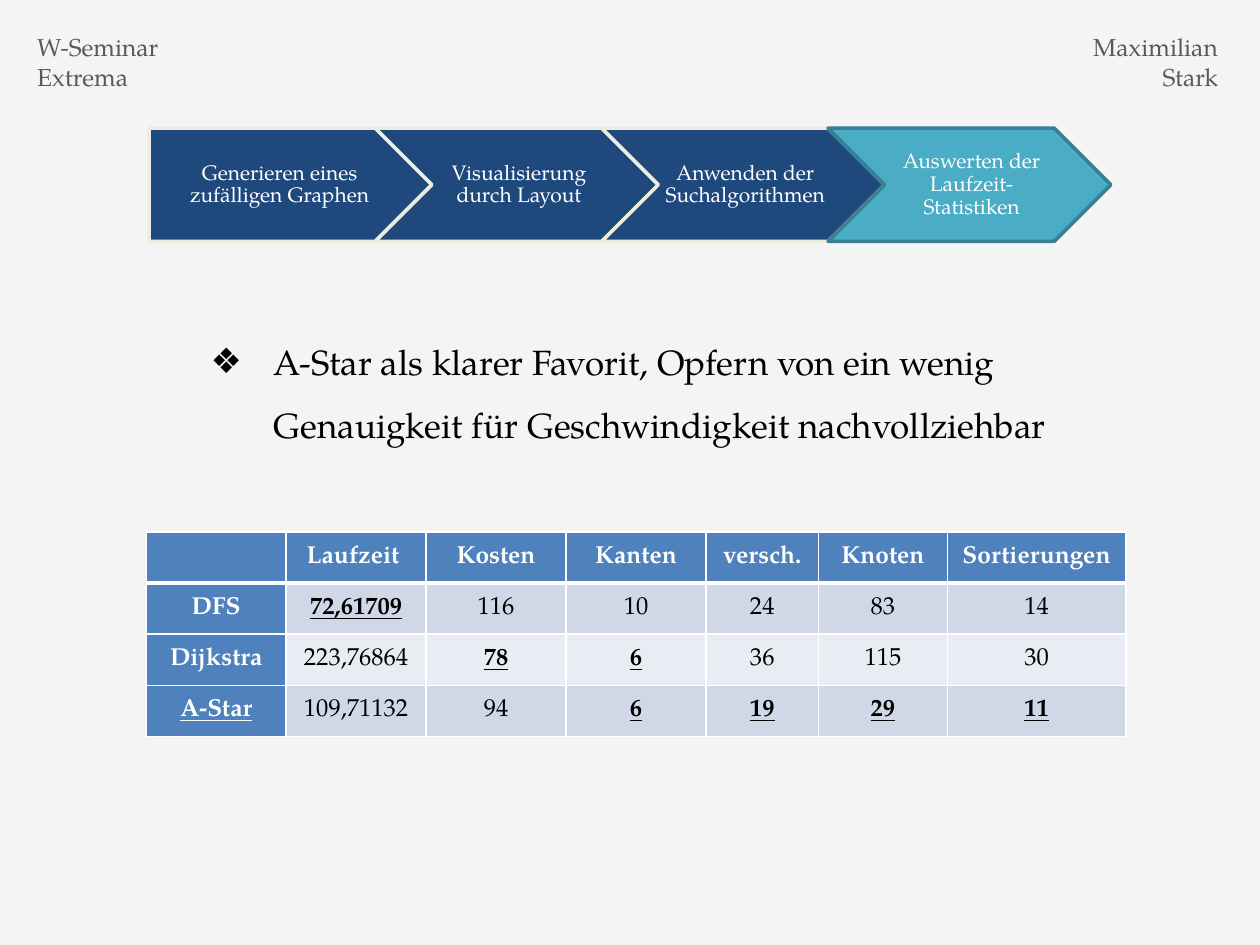
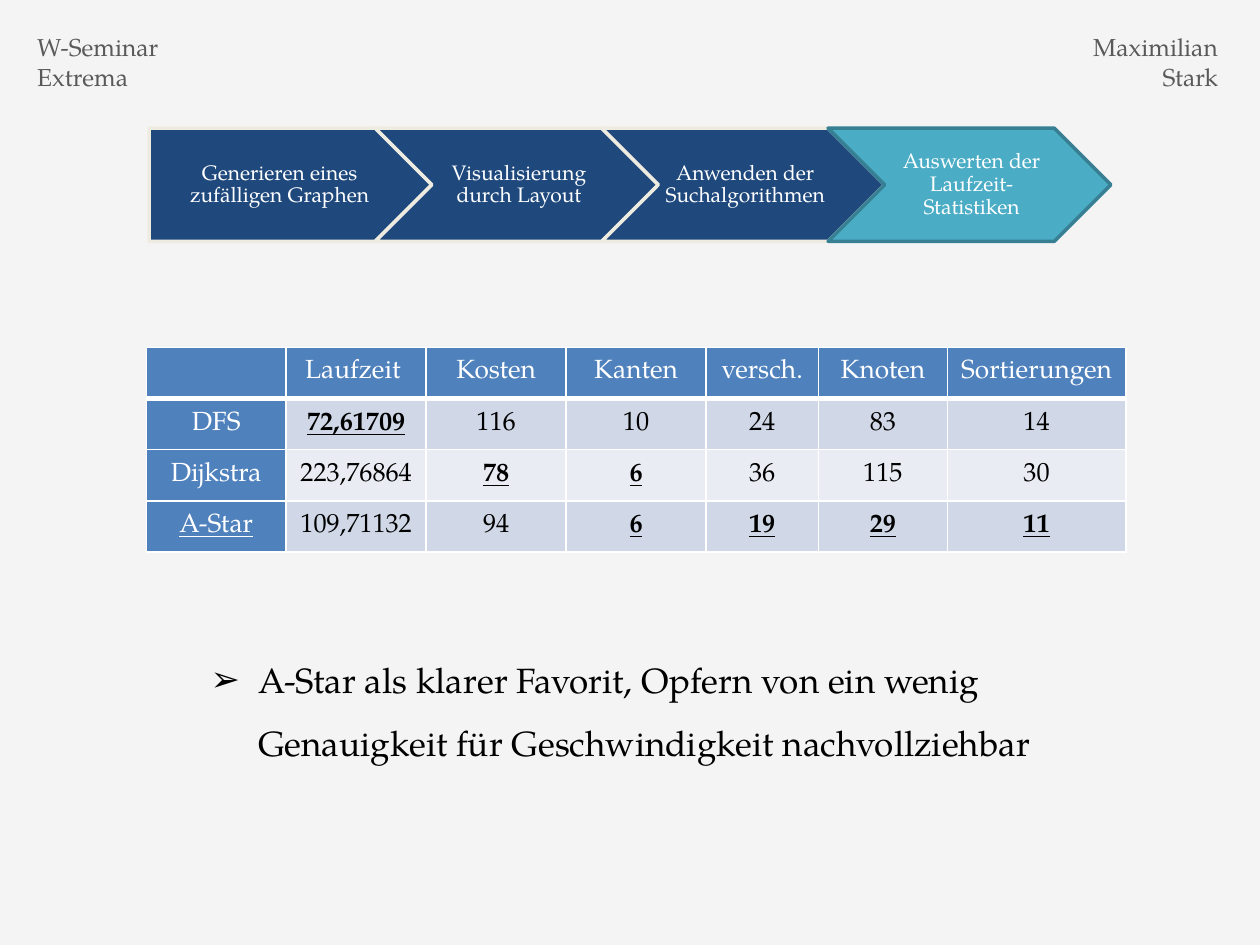
Before and after one commit to Dakror/WSeminar, a slide deck: slide 13 of tex/pres.pptx (slide 9 before the commit). Drawn at 1260x945 pixels with LibreOffice and Linux fonts; fonts in the diff are those of the drawing. Boxes give left, top, right and bottom in pixels: in the first picture for what was removed or moved away, otherwise in the second. Text is boxed around its words. In the diff, an @@ line names an element or a change of style, - is before the commit and + after.

```diff
--- a/tex/pres.pptx
+++ b/tex/pres.pptx
@@ table at (146,348,1125,552) @@
@@ size 14 to 15 pt @@
@@ bold off in "Laufzeit", "Kosten", "Kanten", "versch." and 5 more places @@
@@ table: place and size @@
-table at (146,532,1125,736)
+table at (146,348,1125,552)
@@ text "A-Star als klarer Favorit, Opfern ...": place and size @@
-text "A-Star als klarer Favorit, Opfern ..." at (274,349,1045,448)
+text "A-Star als klarer Favorit, Opfern ..." at (258,667,1030,766)
@@ text "A-Star als klarer Favorit, Opfern ..." at (258,667,1030,766): bullet ❖ to ➢ @@
```
Also in this commit, not shown: 4 slides added, 15 other files.
